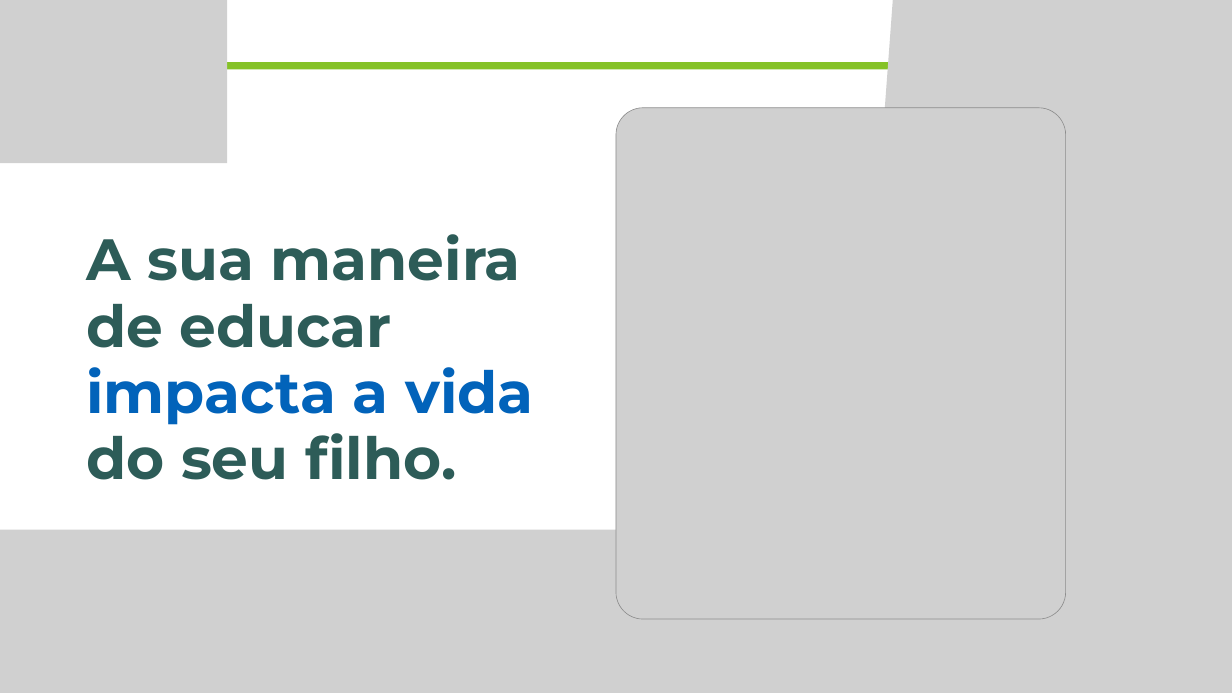
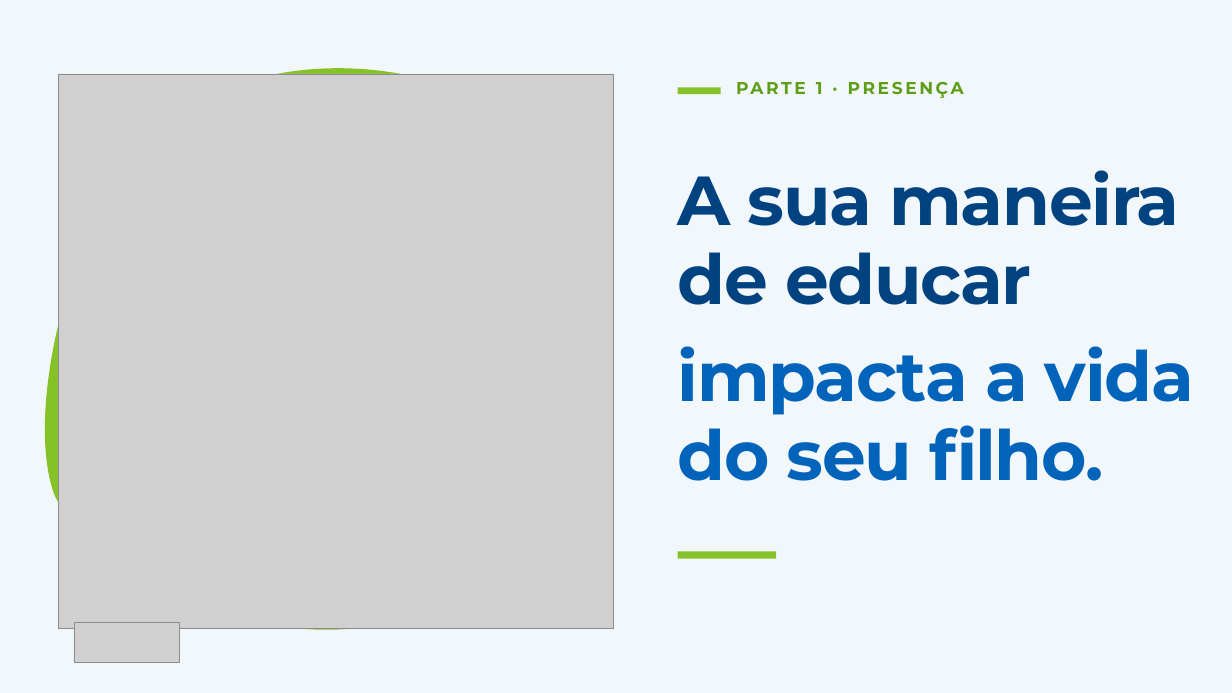
Before and after one commit to freelasrabbit-sys/logo, a slide deck: slide 5 of apresentacoes/aula-2/aula-2-integra.pptx. Drawn at 1232x693 pixels with LibreOffice and Linux fonts; fonts in the diff are those of the drawing; grey boxes stand for pictures. Boxes give left, top, right and bottom in pixels: in the first picture for what was removed or moved away, otherwise in the second. Text is boxed around its words. In the diff, an @@ line names an element or a change of style, - is before the commit and + after.

```diff
--- a/apresentacoes/aula-2/aula-2-integra.pptx
+++ b/apresentacoes/aula-2/aula-2-integra.pptx
@@ picture removed at bbox=[0, 0, 227, 163] @@
@@ rectangle added at bbox=[0, 0, 1232, 693], fill #F2F7FB @@
@@ picture removed at bbox=[832, 0, 1232, 693] @@
@@ freeform shape added at bbox=[31, 55, 622, 647], fill #85C227 @@
@@ picture: place and size @@
-picture at bbox=[616, 108, 1066, 619]
+picture at bbox=[59, 74, 613, 628]
@@ line removed from (166, 66) to (1037, 66) @@
@@ rectangle added at bbox=[678, 87, 721, 94], fill #85C227 @@
@@ text added at bbox=[816, 82, 823, 94], 20 pt, text #5E9E17, bold @@
+PARTE 1 · PRESENÇA
@@ text "A sua maneira": place and size @@
-text "A sua maneira" at bbox=[86, 234, 533, 480]
+text "A sua maneira" at bbox=[678, 170, 1194, 481]
@@ text at bbox=[678, 170, 1179, 305]: text changed; size 68 to 81 pt; text colour #2D5C58 to #004380 @@
-A sua maneira de educar
+A sua maneira
+de educar
@@ text at bbox=[678, 346, 1194, 481]: size 68 to 81 pt, letter spacing 0 to -1.5 pt in "impacta a vida", "do seu filho."; text colour #2D5C58 to #0263BA in "do seu filho." @@
@@ picture removed at bbox=[0, 530, 1050, 693] @@
@@ rectangle added at bbox=[678, 551, 776, 559], fill #85C227 @@
@@ picture added at bbox=[74, 622, 180, 662] @@
```
Also in this commit, not shown: 23 other slides changed, 1 slide added, 1 slide removed, 1 other file.
